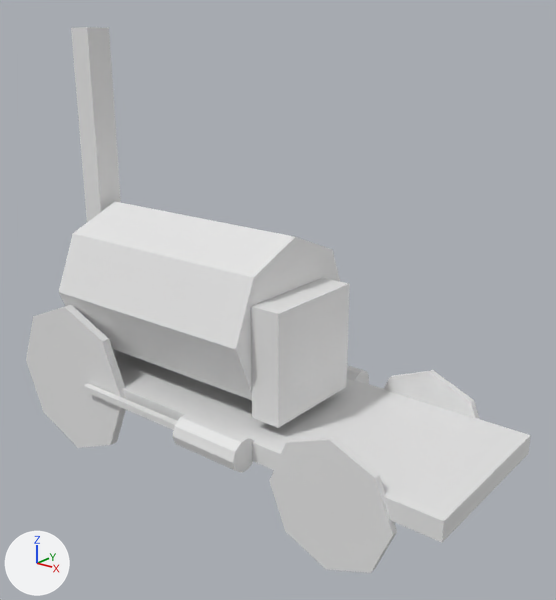
The Blender file blend/simple_locomotive.blend: old version first, new version second.
Rendered twice from a 50 mm lens placed at (7.97, -6.56, 5.08), pointed at (2.65, 0.04, 2.16). Every picture has the same lights, and +X, +Y and +Z are marked at lower left.

The older version as bpy lines, for what is in view:
```python
ob_circle_003 = bpy.data.objects.new('Circle.003', me_circle_005)
ob_circle_003.location = (4.21, 0.98, 0.64)
ob_circle_003.rotation_euler = (1.571, 0.0, 0.0)  # degrees (90, 0, 0)
ob_circle_003.scale = (0.75, 0.75, 0.75)
ob_circle_004 = bpy.data.objects.new('Circle.004', me_circle_006)
ob_circle_004.location = (4.21, -1.04, 0.64)
ob_circle_004.rotation_euler = (1.571, 0.0, 0.0)  # degrees (90, 0, 0)
ob_circle_004.scale = (0.75, 0.75, 0.75)
ob_cube = bpy.data.objects.new('Cube', me_cube)
ob_cube.location = (3.19, -0.21, 1.76)
ob_cube.scale = (0.183, 0.645, 0.645)
ob_cube_001 = bpy.data.objects.new('Cube.001', me_cube_001)
ob_cube_001.location = (2.08, -1.2, 0.88)
ob_cube_001.scale = (0.407, 0.0402, 0.0402)
ob_cube_002 = bpy.data.objects.new('Cube.002', me_cube_002)
ob_cube_002.location = (1.11, -1.2, 0.88)
ob_cube_002.scale = (0.564, 0.0402, 0.0402)
ob_cylinder = bpy.data.objects.new('Cylinder', me_cylinder)
ob_cylinder.location = (2.75, -1.19, 0.88)
ob_cylinder.rotation_euler = (0.0, 1.571, 0.0)  # degrees (0, 90, 0)
ob_cylinder.scale = (0.191, 0.191, 0.452)
ob_cylinder_001 = bpy.data.objects.new('Cylinder.001', me_cylinder_002)
ob_cylinder_001.location = (2.75, 1.04, 0.88)
ob_cylinder_001.rotation_euler = (0.0, 1.571, 0.0)  # degrees (0, 90, 0)
ob_cylinder_001.scale = (0.191, 0.191, 0.452)
ob_plane = bpy.data.objects.new('Plane', me_plane)
ob_plane.location = (2.44, -0.08, 0.76)
ob_plane.scale = (3.0, 1.0, 1.0)
ob_plane_001 = bpy.data.objects.new('Plane.001', me_plane_001)
ob_plane_001.location = (-0.45, -0.06, 3.36)
ob_plane_001.rotation_euler = (0.0, 1.571, 0.0)  # degrees (0, 90, 0)
ob_plane_001.scale = (1.8, 0.171, 1.0)
# also in view: 'Circle' at (1.5, -0.09, 2.0); 'Circle.001' at (0.17, -1.09, 0.86)
```
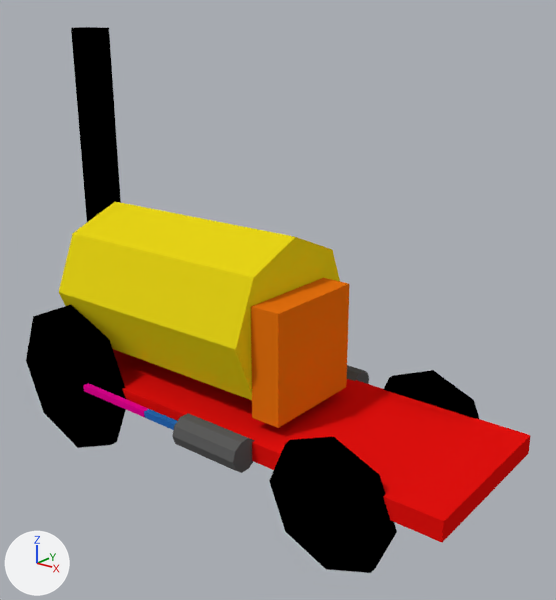
Boxes [x1, y1, x2, y2] around the edits, measured in the pictures (556 x 600 px):
'Circle', recoloured (white to yellow)
    both: [59, 202, 340, 400]
'Plane', recoloured (white to red)
    both: [113, 349, 531, 542]
'Circle.004', recoloured (grey to black)
    both: [269, 437, 397, 573]
'Cube', recoloured (grey to orange)
    both: [251, 278, 350, 428]
'Circle.001', recoloured (grey to black)
    both: [26, 305, 126, 448]
'Plane.001', recoloured (grey to black)
    both: [71, 27, 121, 222]
'Cylinder', recoloured (white to grey)
    both: [172, 413, 255, 473]
'Circle.003', recoloured (white to black)
    both: [383, 370, 479, 419]
'Cube.002', recoloured (white to pink)
    both: [83, 383, 148, 418]
'Cube.001', recoloured (white to blue)
    both: [144, 409, 177, 430]
'Cylinder.001', recoloured (grey to black)
    both: [347, 365, 369, 384]

What changed in the scene script:
```text
Add mat_jaune:
    mat_jaune = diffuse_material('Jaune')
    mat_jaune.base_color = (0.8, 0.663, 0.00876)  # yellow #e7d517
Add mat_rouge:
    mat_rouge = diffuse_material('Rouge')
    mat_rouge.base_color = (0.8, 0.0062, 0.00493)  # red #e7120f
Add mat_noir:
    mat_noir = diffuse_material('Noir')
    mat_noir.base_color = (0.0, 0.0, 0.0)  # black #000000
Add mat_orange:
    mat_orange = diffuse_material('Orange')
    mat_orange.base_color = (0.8, 0.168, 0.00523)  # orange #e77210
Add mat_gris:
    mat_gris = diffuse_material('Gris')
    mat_gris.base_color = (0.107, 0.107, 0.107)  # dark grey #5c5c5c
Add mat_blateral:
    mat_blateral = diffuse_material('BLateral')
    mat_blateral.base_color = (0.0215, 0.14, 0.477)  # blue #2869b8
Add mat_rose:
    mat_rose = diffuse_material('Rose')
    mat_rose.base_color = (0.8, 0.00091, 0.301)  # pink #e70395
Change me_cylinder_002:
    where me_cylinder_002.from_pydata(...)  # 20 vertices, 12 faces; spans x -0.95..0.95, y -1.0..1.0, z -1.0..1.0
    add me_cylinder_002.materials.append(mat_gris)  # dark grey #5c5c5c
Change me_cube_002:
    where me_cube_002.from_pydata(...)  # 8 vertices, 6 faces; spans x -1.0..1.0, y -1.0..1.0, z -1.0..1.0
    add me_cube_002.materials.append(mat_rose)  # pink #e70395
Change me_cube_001:
    where me_cube_001.from_pydata(...)  # 8 vertices, 6 faces; spans x -1.0..1.0, y -1.0..1.0, z -1.0..1.0
    add me_cube_001.materials.append(mat_blateral)  # blue #2869b8
Change me_cylinder:
    where me_cylinder.from_pydata(...)  # 20 vertices, 12 faces; spans x -0.95..0.95, y -1.0..1.0, z -1.0..1.0
    add me_cylinder.materials.append(mat_gris)  # dark grey #5c5c5c
Change me_cube:
    where me_cube.from_pydata(...)  # 8 vertices, 6 faces; spans x -1.0..1.0, y -1.0..1.0, z -1.0..1.0
    add me_cube.materials.append(mat_orange)  # orange #e77210
Change me_plane_001:
    where me_plane_001.from_pydata(...)  # 8 vertices, 6 faces; spans x -1.0..1.0, y -1.0..1.0, z 0.0..0.32
    add me_plane_001.materials.append(mat_noir)  # black #000000
Change me_circle_006:
    where me_circle_006.from_pydata(...)  # 16 vertices, 10 faces; spans x -1.0..1.0, y -1.0..1.0, z 0.0..0.1
    add me_circle_006.materials.append(mat_noir)  # black #000000
Change me_circle_005:
    where me_circle_005.from_pydata(...)  # 16 vertices, 10 faces; spans x -1.0..1.0, y -1.0..1.0, z 0.0..0.1
    add me_circle_005.materials.append(mat_noir)  # black #000000
Change me_circle_002:
    where me_circle_002.from_pydata(...)  # 16 vertices, 10 faces; spans x -1.0..1.0, y -1.0..1.0, z 0.0..0.1
    add me_circle_002.materials.append(mat_noir)  # black #000000
Change me_plane:
    where me_plane.from_pydata(...)  # 8 vertices, 6 faces; spans x -1.0..1.0, y -1.0..1.0, z 0.0..0.22
    add me_plane.materials.append(mat_rouge)  # red #e7120f
Change me_circle_001:
    where me_circle_001.from_pydata(...)  # 16 vertices, 10 faces; spans x -1.0..1.0, y -1.0..1.0, z 0.0..3.0
    add me_circle_001.materials.append(mat_jaune)  # yellow #e7d517
```
